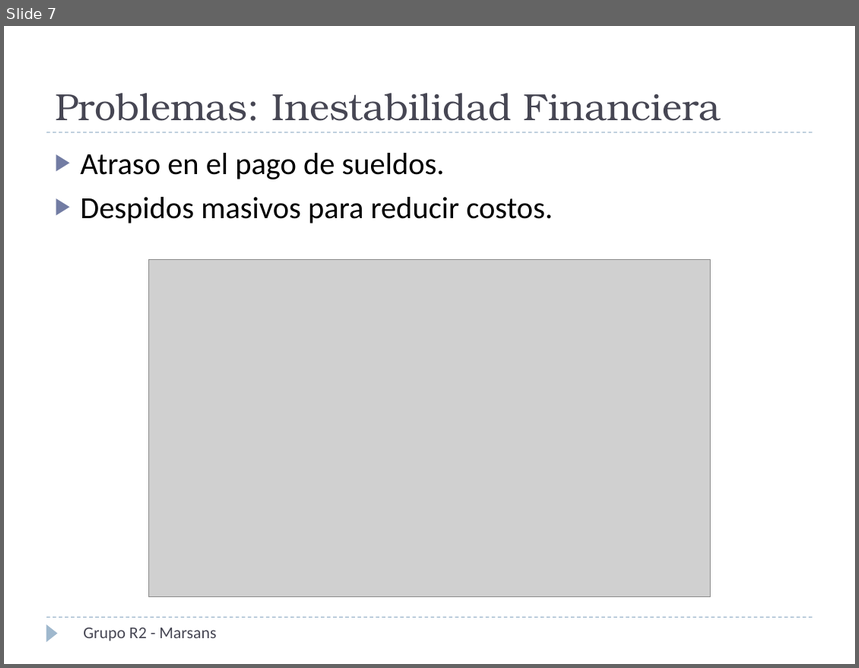
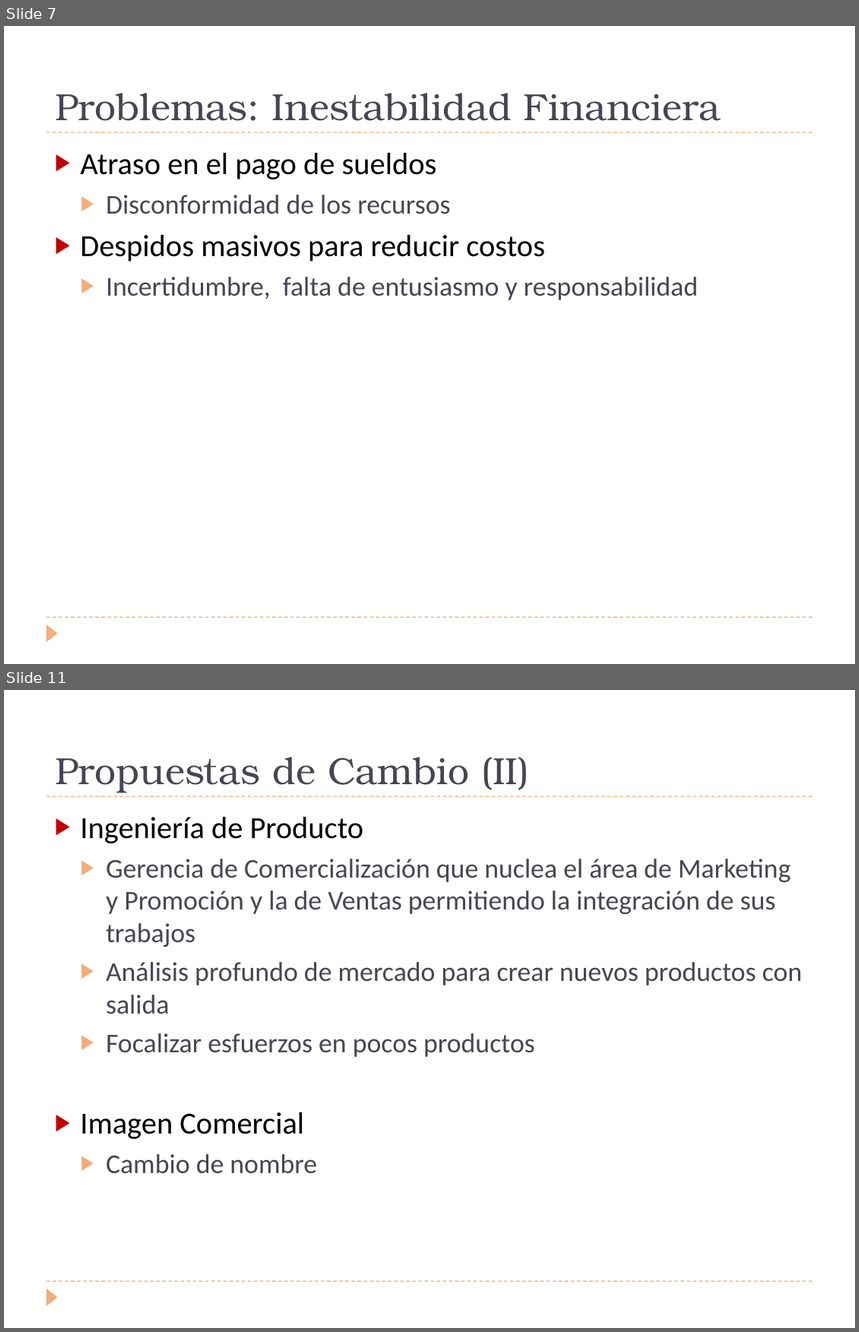
Before and after one commit to invernizzie/fiuba-grupoestrucorga, a slide deck: Trabajo Practico/Presentacion/Presentación1.ppt. Shown one above the other, each under a label of ours: slide 7 before the commit, slides 7 and 11 after it; the slides between them are not shown. The pictures are 859x668 and 859x1332 pixels, drawn with LibreOffice and Linux fonts; fonts in the diff are those of the drawing; grey boxes stand for pictures. Boxes give left, top, right and bottom in pixels: in the first picture for what was removed or moved away, otherwise in the second. Text is boxed around its words. In the diff, an @@ line names an element or a change of style, - is before the commit and + after.

```diff
--- a/Trabajo Practico/Presentacion/Presentación1.ppt
+++ b/Trabajo Practico/Presentacion/Presentación1.ppt
@@ slide 11 added at (4, 690, 855, 1328), background #FFFFFF; not listed: 3 template elements that a slide beside it also shows @@
@@ title added at (55, 757, 530, 793), 32 pt, text #464653 @@
+Propuestas de Cambio (II)
@@ text added at (80, 817, 802, 1174), 23 pt, text #464653 @@
+▶ Ingeniería de Producto
+  ▶ Gerencia de Comercialización que nuclea el área de Marketing y Promoción y la de Ventas permitiendo la integración de sus trabajos
+  ▶ Análisis profundo de mercado para crear nuevos productos con salida
+  ▶ Focalizar esfuerzos en pocos productos
+▶ Imagen Comercial
+  ▶ Cambio de nombre
@@ slide 7 changed as well @@
@@ line (47, 132) - (813, 132): stroke #9FB8CD 0.74 pt dashed to #F2AD7A 0.74 pt dashed @@
@@ text at (80, 153, 698, 300): text changed; size 26 to 23 pt; text colour #000000 to #464653 @@
-▶ Atraso en el pago de sueldos.
-▶ Despidos masivos para reducir costos.
+▶ Atraso en el pago de sueldos
+  ▶ Disconformidad de los recursos
+▶ Despidos masivos para reducir costos
+  ▶ Incertidumbre, falta de entusiasmo y responsabilidad
@@ picture removed at (148, 260, 711, 598) @@
@@ line (47, 617) - (813, 617): stroke #9FB8CD 0.74 pt dashed to #F2AD7A 0.74 pt dashed @@
@@ triangle at (47, 624, 58, 642): fill #9FB8CD to #F2AD7A @@
@@ text removed at (83, 628, 216, 642) @@
-Grupo R2 - Marsans
```
Also in this commit, not shown: 4 other slides changed, 5 other slides added, 8 slides removed, 3 other files.
